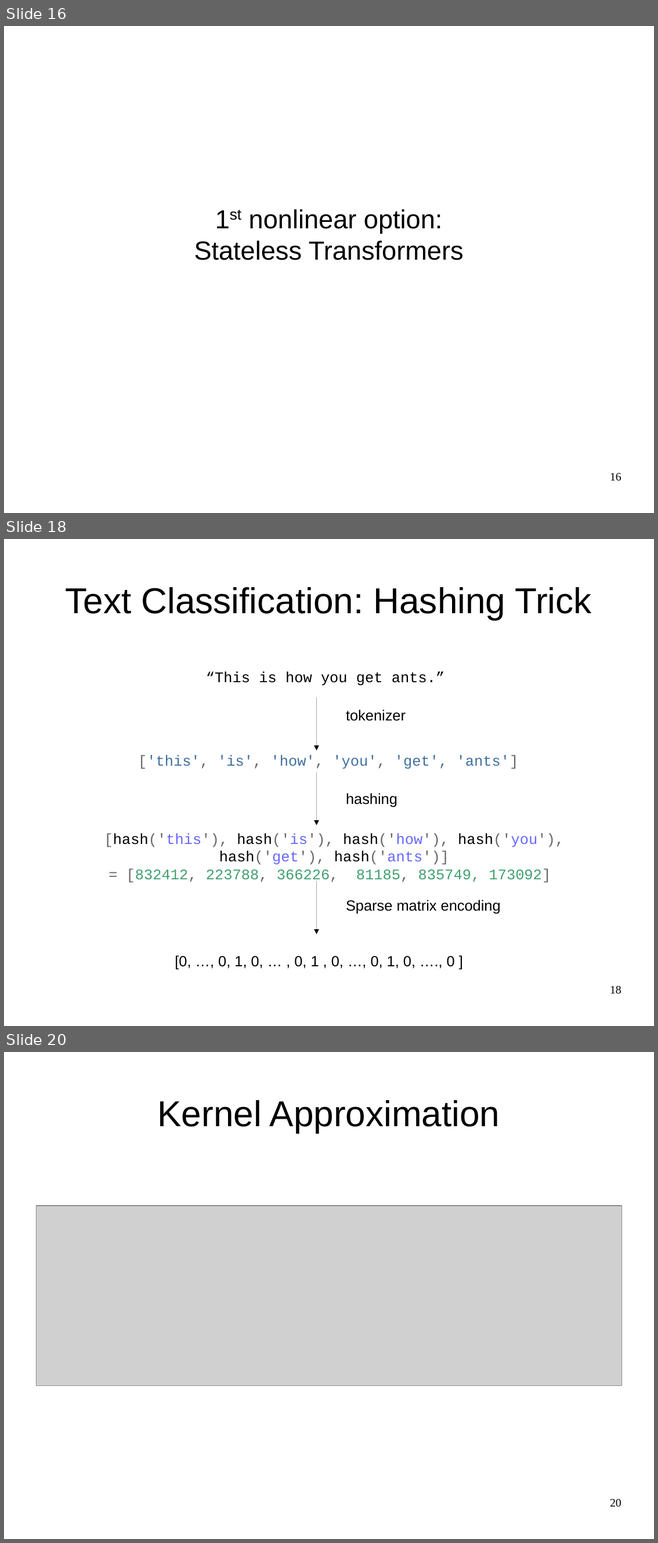
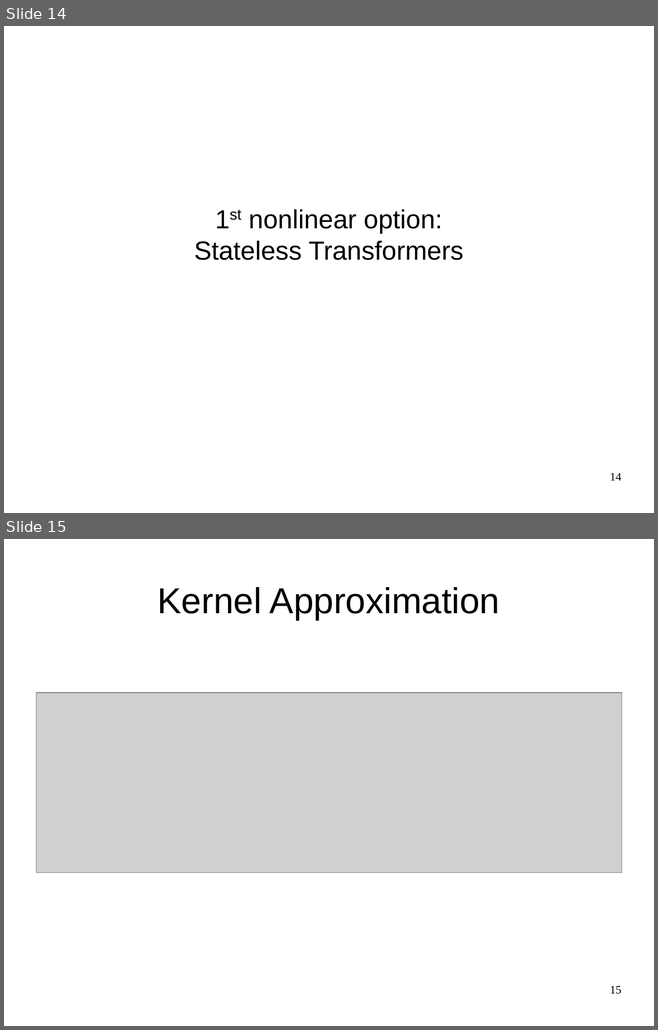
Before and after one commit to amueller/ml-workshop-4-of-4, a slide deck: slides/01-out-of-core-non-linear.odp. Shown one above the other, each under a label of ours: slides 16, 18 and 20 before the commit, slides 14 and 15 after it; the slides between them are not shown. The pictures are 658x1543 and 658x1030 pixels, drawn with LibreOffice and Linux fonts; fonts in the diff are those of the drawing; grey boxes stand for pictures. Boxes give left, top, right and bottom in pixels: in the first picture for what was removed or moved away, otherwise in the second. Text is boxed around its words. In the diff, an @@ line names an element or a change of style, - is before the commit and + after.

```diff
--- a/slides/01-out-of-core-non-linear.odp
+++ b/slides/01-out-of-core-non-linear.odp
@@ slide 18 removed at (x1=4, y1=539, x2=654, y2=1026), background #FFFFFF @@
@@ title removed at (x1=65, y1=587, x2=592, y2=620) @@
-Text Classification: Hashing Trick
@@ text removed at (x1=206, y1=672, x2=444, y2=686) @@
-“This is how you get ants.”
@@ arrow removed from (317, 697) to (317, 751) @@
@@ text removed at (x1=346, y1=710, x2=405, y2=721) @@
-tokenizer
@@ text removed at (x1=138, y1=755, x2=518, y2=769) @@
-['this', 'is', 'how', 'you', 'get', 'ants']
@@ arrow removed from (317, 772) to (317, 826) @@
@@ text removed at (x1=346, y1=793, x2=397, y2=808) @@
-hashing
@@ text removed at (x1=104, y1=833, x2=564, y2=884) @@
-[hash('this'), hash('is'), hash('how'), hash('you'), hash('get'), hash('ants')]
-= [832412, 223788, 366226, 81185, 835749, 173092]
@@ arrow removed from (317, 881) to (317, 935) @@
@@ text removed at (x1=346, y1=900, x2=500, y2=914) @@
-Sparse matrix encoding
@@ text removed at (x1=175, y1=955, x2=455, y2=970) @@
-[0, …, 0, 1, 0, … , 0, 1 , 0, …, 0, 1, 0, …., 0 ]
@@ page number removed at (x1=610, y1=986, x2=621, y2=994) @@
-18
@@ what was slide 16 is now slide 14 @@
@@ page number at (x1=610, y1=473, x2=621, y2=481): text changed @@
-16
+14
@@ what was slide 20 is now slide 15 @@
@@ page number at (x1=610, y1=986, x2=621, y2=994): text changed @@
-20
+15
```
Also in this commit, not shown: 1 slide changed, 4 other slides removed, 1 other file.
